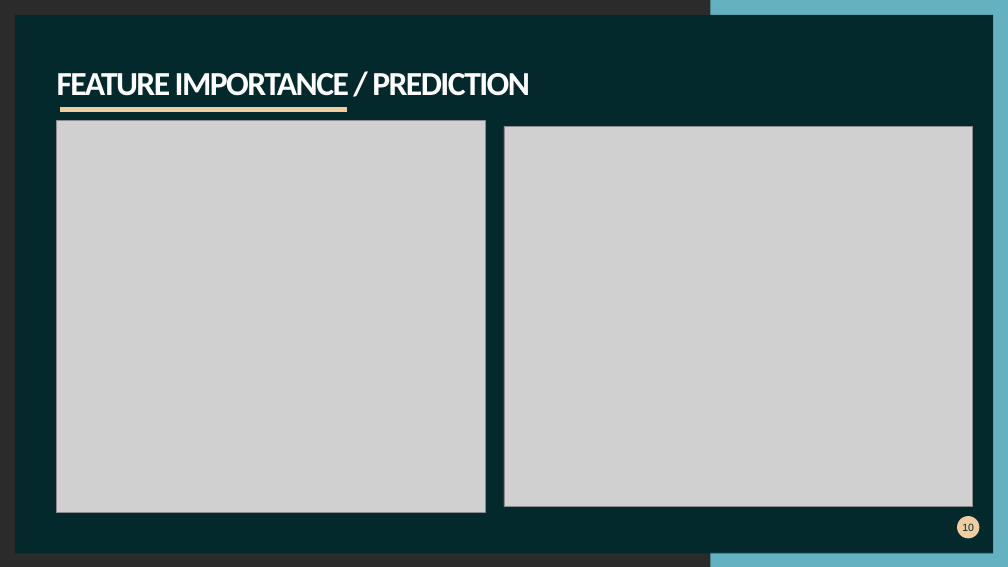
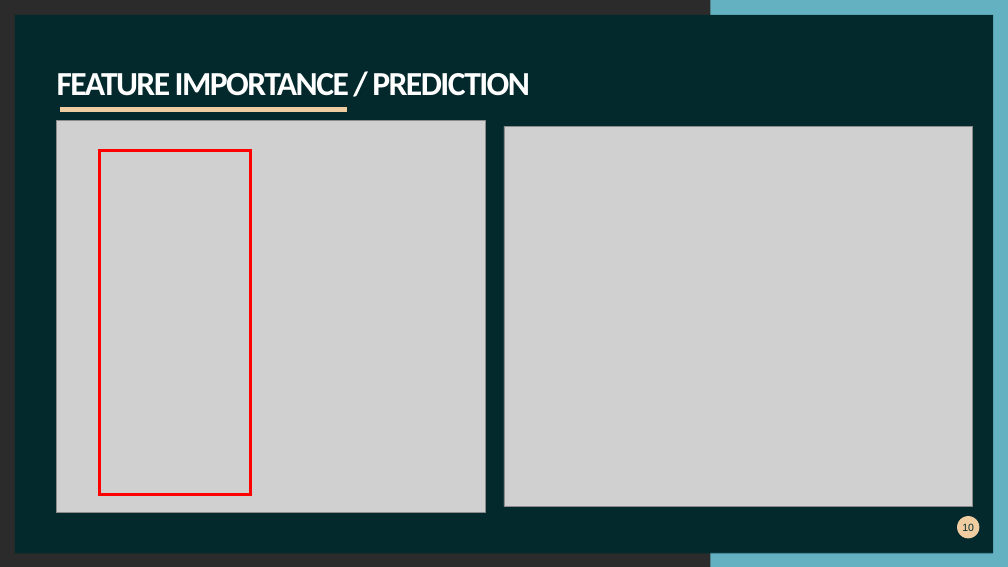
Before and after one commit to khutula/Medical-Insurance-Costs, a slide deck: slide 10 of documents/Medical Insurance Cost.pptx. Drawn at 1008x567 pixels with LibreOffice and Linux fonts; fonts in the diff are those of the drawing; grey boxes stand for pictures; background and template pictures are left out; a plain dark background stands for a picture behind light text. Boxes give left, top, right and bottom in pixels: in the first picture for what was removed or moved away, otherwise in the second. Text is boxed around its words. In the diff, an @@ line names an element or a change of style, - is before the commit and + after.

```diff
--- a/documents/Medical Insurance Cost.pptx
+++ b/documents/Medical Insurance Cost.pptx
@@ rectangle added at box(99, 150, 250, 495), outline #FF0000 3 pt @@
```
Also in this commit, not shown: 2 other slides changed.
